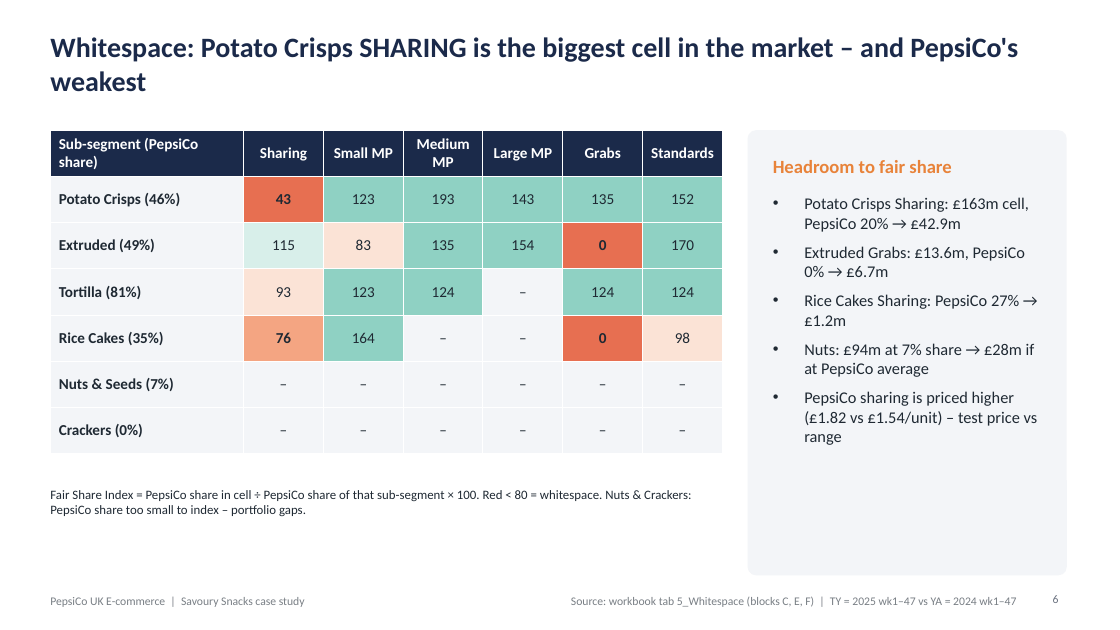
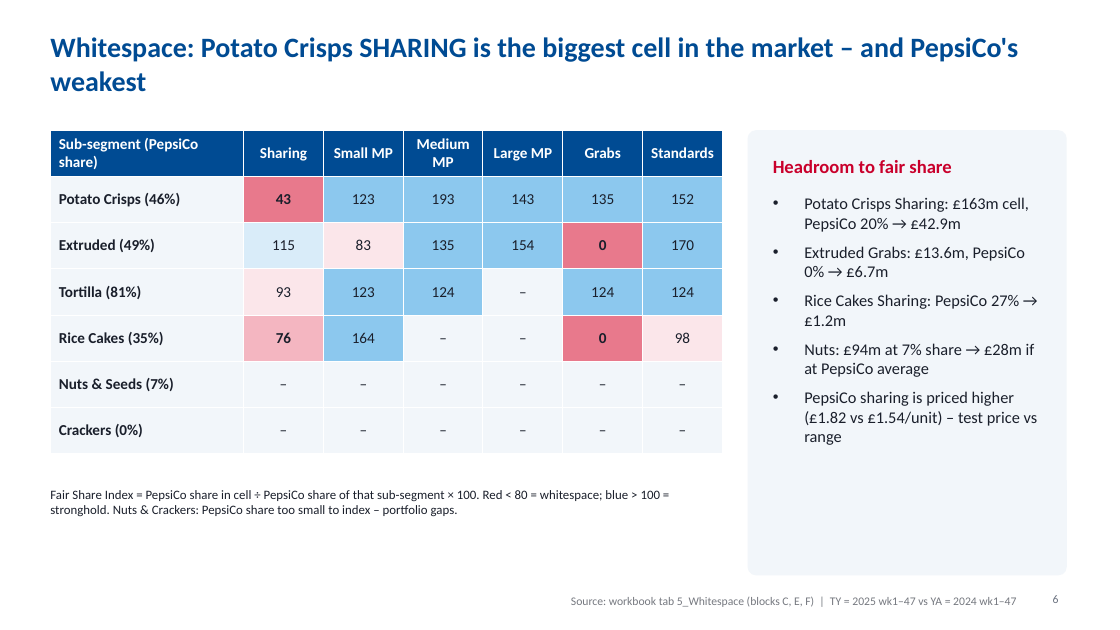
Before and after one commit to harshjunekumar/test-sample, a slide deck: slide 6 of case_study/PepsiCo_Savoury_Case_Study_Deck.pptx. Drawn at 1120x630 pixels with LibreOffice and Linux fonts; fonts in the diff are those of the drawing. Boxes give left, top, right and bottom in pixels: in the first picture for what was removed or moved away, otherwise in the second. Text is boxed around its words. In the diff, an @@ line names an element or a change of style, - is before the commit and + after.

```diff
--- a/case_study/PepsiCo_Savoury_Case_Study_Deck.pptx
+++ b/case_study/PepsiCo_Savoury_Case_Study_Deck.pptx
@@ title "Whitespace: Potato Crisps SHARING is ..." at [50, 37, 1018, 92]: text colour #1B2A4A to #004B93 @@
@@ table at [50, 130, 723, 441] @@
@@ fill #1B2A4A to #004B93 in row 1 @@
@@ fill #F3F5F8 to #F2F6FA in 21 cells @@
@@ fill #E76F51 to #E8798C in 3 cells @@
@@ fill #8FD1C3 to #8CC8EE in 13 cells @@
@@ fill #D8EFEA to #D9ECF9 in row 3, column 2 @@
@@ fill #FBE3D6 to #FBE6EA in 3 cells @@
@@ fill #F4A582 to #F4B6C1 in row 5, column 2 @@
@@ text colour #1F2933 to #1A1F2B in "Potato Crisps (46%)", "43", "123", "193" and 38 more places @@
@@ rounded rectangle at [748, 130, 1067, 576]: fill #F3F5F8 to #F2F6FA @@
@@ text "Headroom to fair share" at [773, 160, 951, 173]: text colour #E8833A to #C9002B @@
@@ text at [50, 490, 661, 516]: text changed; text colour #1F2933 to #1A1F2B @@
-Fair Share Index = PepsiCo share in cell ÷ PepsiCo share of that sub-segment × 100. Red < 80 = whitespace. Nuts & Crackers: PepsiCo share too small to index – portfolio gaps.
+Fair Share Index = PepsiCo share in cell ÷ PepsiCo share of that sub-segment × 100. Red < 80 = whitespace; blue > 100 = stronghold. Nuts & Crackers: PepsiCo share too small to index – portfolio gaps.
@@ text removed at [50, 597, 305, 607] @@
-PepsiCo UK E-commerce | Savoury Snacks case study
```
Also in this commit, not shown: 10 other slides changed, 3 other files.
